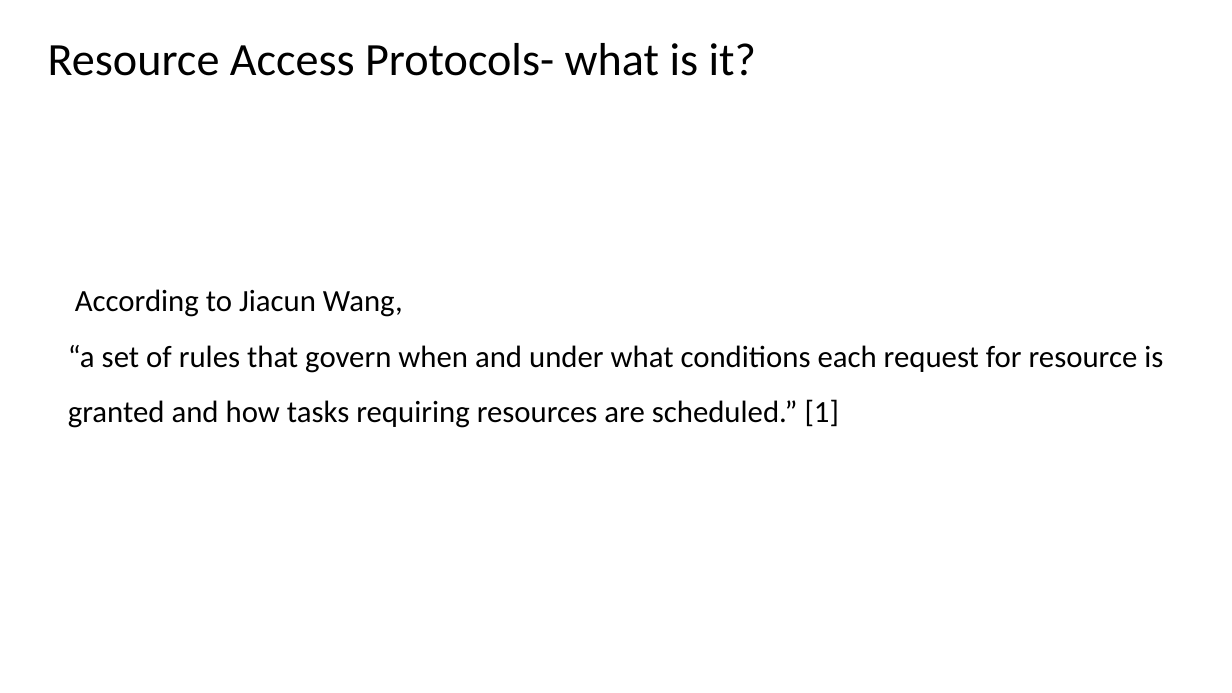
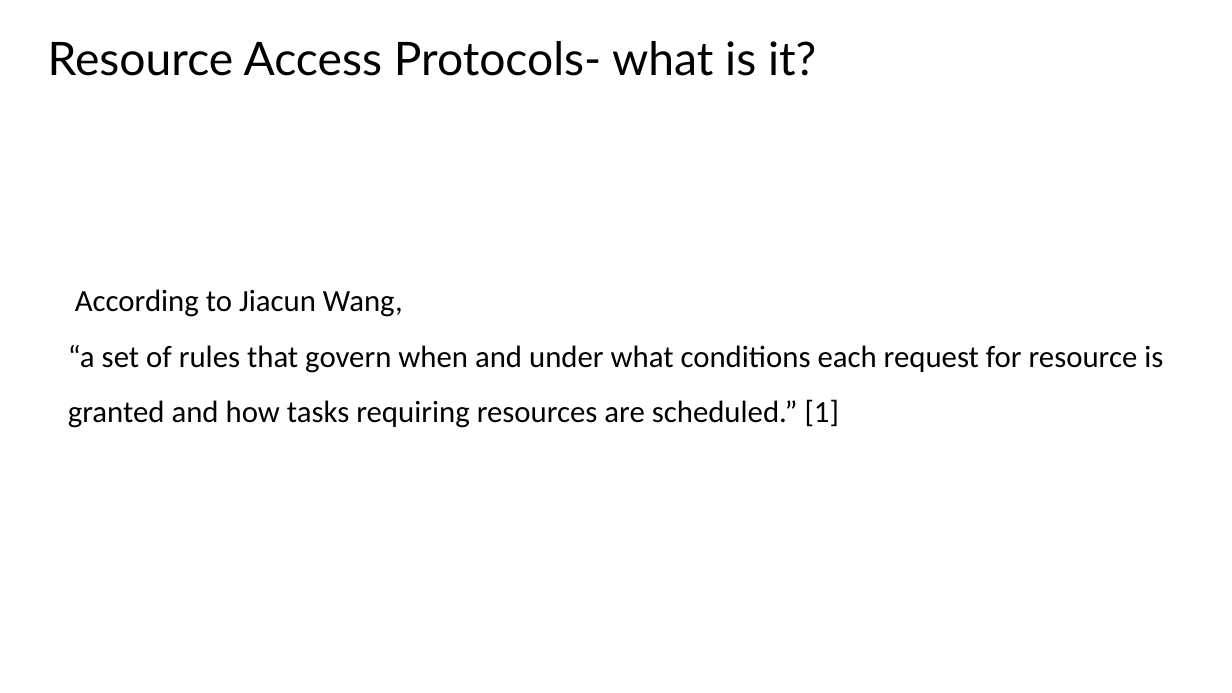
Before and after one commit to raihan4hshl/RTS_seminar, a slide deck: slide 6 of Seminar Paper on Resource Access Protocols.odp (slide 4 before the commit). Drawn at 1232x693 pixels with LibreOffice and Linux fonts; fonts in the diff are those of the drawing. Boxes give left, top, right and bottom in pixels: in the first picture for what was removed or moved away, otherwise in the second. Text is boxed around its words. In the diff, an @@ line names an element or a change of style, - is before the commit and + after.

```diff
--- a/Seminar Paper on Resource Access Protocols.odp
+++ b/Seminar Paper on Resource Access Protocols.odp
@@ text "Resource Access Protocols- what is ..." at bbox=[48, 41, 816, 76]: font Calibri to Lato @@
```
Also in this commit, not shown: 4 other slides changed, 13 slides added.
